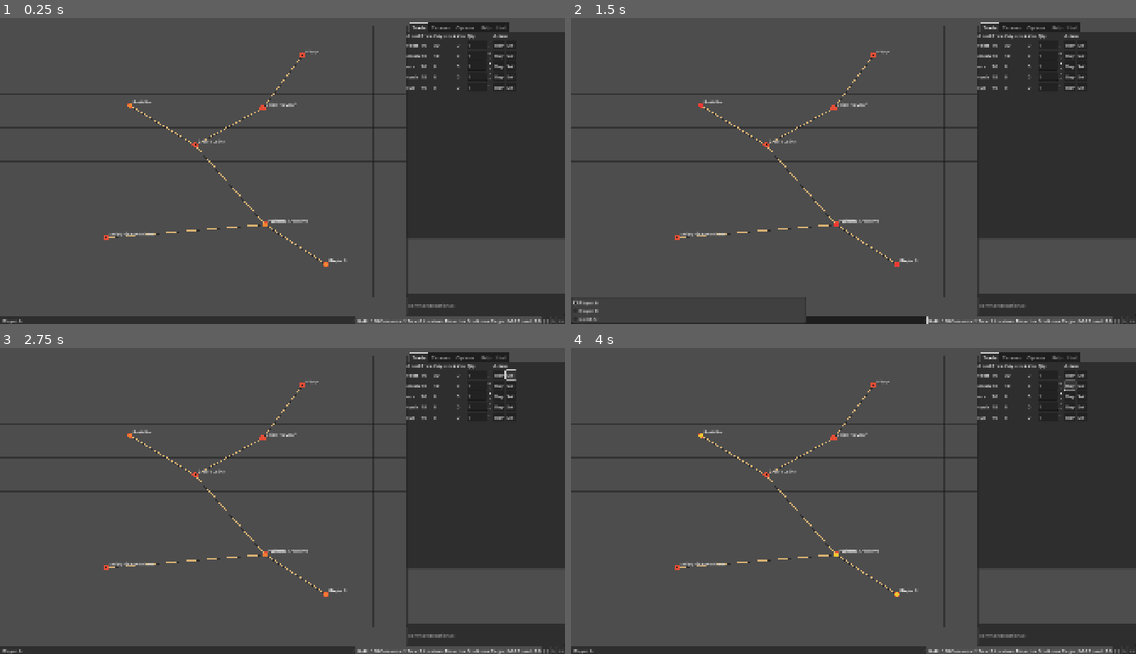
Above: before the commit, frames 1-4 (two rows, left to right).
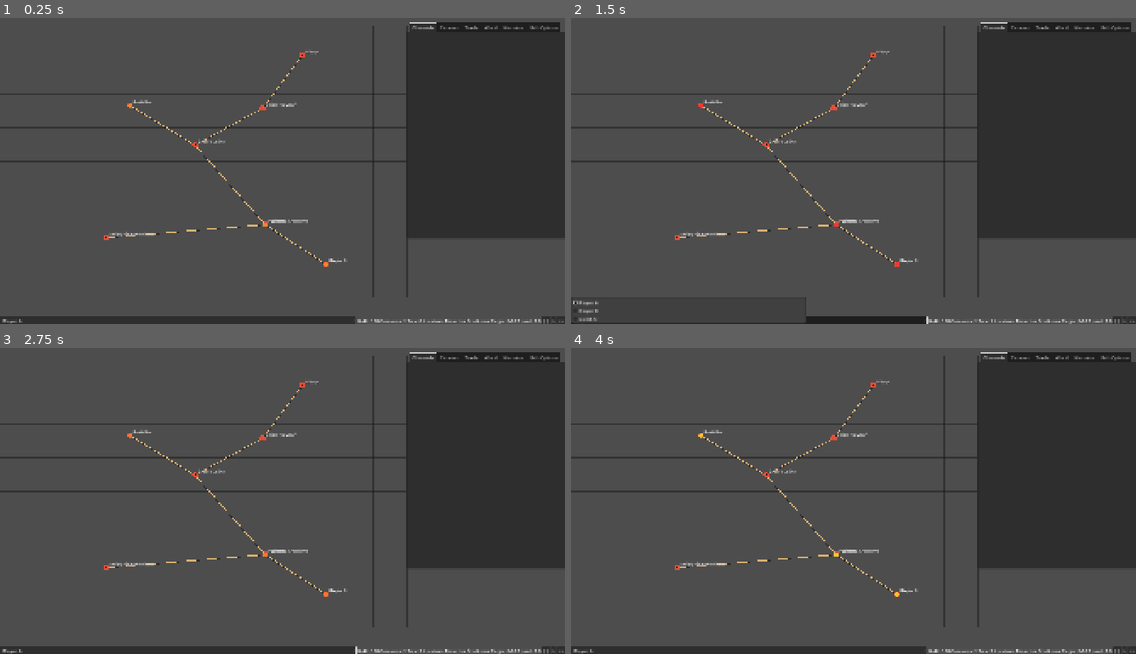
Above: after the commit, the same moments.

Repository: sepa79/CaravanWars
Game: Godot game, scene res://scenes/Game.tscn
Two runs of this game, one before a commit and one after it. Both use one fixed random seed, a clock stepped at 60 frames per second and the inputs below.
Inputs (mouse positions are in pixels of both pictures, inside the frame that each line leads up to):
- Up to frame 1 (0.25 s): no input
- Up to frame 2 (1.5 s): click (1068, 45) at 0.5 s, where only the run before the commit has a clickable "Buy"; click "Player A" at 1.25 s
- Up to frame 3 (2.75 s): click (508, 375) at 2 s, where only the run before the commit has a clickable "Sell"
- Up to frame 4 (4 s): click "||" at 2.75 s; click (1068, 384) at 3.5 s, where only the run before the commit has a clickable "Buy"

The runs differ from the first frame. In frame 1, 2.8% of the frame differs, in the area x 71-100%, y 1-98%; in frame 2, 2.8%; in frame 3, 2.8%, in the area x 62-100%, y 1-100%; in frame 4, 2.8%.
Error before the commit: Invalid call. Nonexistent function 'buy' in base 'Node (Commander.gd)'. (res://scripts/Game.gd:134)

Commit message:
refactor game UI tabs for chronicle and narrator

Diff:
--- a/scenes/Game.tscn
+++ b/scenes/Game.tscn
@@ -1,10 +1,11 @@
-[gd_scene load_steps=6 format=3 uid="uid://b3x0wko2kygau"]
+[gd_scene load_steps=7 format=3 uid="uid://b3x0wko2kygau"]
 
 [ext_resource type="Script" uid="uid://bb08weeru3c3c" path="res://scripts/Game.gd" id="1"]
 [ext_resource type="Script" uid="uid://cx8wh45qc2dts" path="res://scripts/Map.gd" id="2"]
 [ext_resource type="PackedScene" path="res://scenes/panels/CaravanPanel.tscn" id="3"]
 [ext_resource type="PackedScene" path="res://scenes/panels/TradePanel.tscn" id="4"]
-[ext_resource type="Script" path="res://scripts/ui/Hud.gd" id="5"]
+[ext_resource type="Script" path="res://scripts/ui/Chronicle.gd" id="5"]
+[ext_resource type="Script" path="res://scripts/ui/WorldTab.gd" id="6"]
 
 [node name="Game" type="Node"]
 script = ExtResource("1")
@@ -98,14 +99,9 @@
 anchor_bottom = 0.75
 current_tab = 0
 
-[node name="Trade" type="Control" parent="UI/Right/Tabs"]
+[node name="Chronicle" type="Control" parent="UI/Right/Tabs" script=ExtResource("5")]
 layout_mode = 2
 metadata/_tab_index = 0
-
-[node name="TradePanel" parent="UI/Right/Tabs/Trade" instance=ExtResource("4")]
-layout_mode = 0
-anchor_right = 0.0
-anchor_bottom = 0.0
 
 [node name="Caravan" type="Control" parent="UI/Right/Tabs"]
 visible = false
@@ -117,47 +113,48 @@
 anchor_right = 0.0
 anchor_bottom = 0.0
 
-[node name="Options" type="Control" parent="UI/Right/Tabs"]
+[node name="Trade" type="Control" parent="UI/Right/Tabs"]
 visible = false
 layout_mode = 2
 metadata/_tab_index = 2
 
-[node name="Lang" type="OptionButton" parent="UI/Right/Tabs/Options"]
+[node name="TradePanel" parent="UI/Right/Tabs/Trade" instance=ExtResource("4")]
+layout_mode = 0
+anchor_right = 0.0
+anchor_bottom = 0.0
+
+[node name="World" type="Control" parent="UI/Right/Tabs" script=ExtResource("6")]
+visible = false
+layout_mode = 2
+metadata/_tab_index = 3
+
+[node name="Narrator" type="Control" parent="UI/Right/Tabs"]
+visible = false
+layout_mode = 2
+metadata/_tab_index = 4
+
+[node name="Log" type="RichTextLabel" parent="UI/Right/Tabs/Narrator"]
+layout_mode = 0
+anchor_right = 1.0
+anchor_bottom = 1.0
+bbcode_enabled = true
+scroll_following = true
+
+[node name="HelpOptions" type="Control" parent="UI/Right/Tabs"]
+visible = false
+layout_mode = 2
+metadata/_tab_index = 5
+
+[node name="Lang" type="OptionButton" parent="UI/Right/Tabs/HelpOptions"]
 layout_mode = 0
 anchor_right = 1.0
 anchor_bottom = 1.0
 
-[node name="Help" type="Control" parent="UI/Right/Tabs"]
-visible = false
-layout_mode = 2
-metadata/_tab_index = 3
-
-[node name="HelpText" type="RichTextLabel" parent="UI/Right/Tabs/Help"]
+[node name="HelpText" type="RichTextLabel" parent="UI/Right/Tabs/HelpOptions"]
 layout_mode = 0
 anchor_right = 1.0
 anchor_bottom = 1.0
 bbcode_enabled = true
 
-[node name="Hud" type="Control" parent="UI/Right/Tabs" script=ExtResource("5")]
-visible = false
-layout_mode = 2
-metadata/_tab_index = 4
-
-[node name="Log" type="RichTextLabel" parent="UI/Right"]
-layout_mode = 0
-anchor_top = 0.75
-anchor_right = 1.0
-anchor_bottom = 0.93
-bbcode_enabled = true
-scroll_following = true
-
-[node name="Cmd" type="LineEdit" parent="UI/Right"]
-layout_mode = 0
-anchor_top = 0.93
-anchor_right = 1.0
-anchor_bottom = 1.0
-placeholder_text = "command (optional)"
-caret_blink = true
-
 [node name="Tick" type="Timer" parent="."]
 autostart = true
--- a/scenes/panels/CaravanPanel.tscn
+++ b/scenes/panels/CaravanPanel.tscn
@@ -9,5 +9,14 @@
 [node name="Target" type="Label" parent="."]
 text = "Target: (click on map)"
 
+[node name="Goods" type="Label" parent="."]
+text = "Goods: {}"
+
+[node name="Food" type="Label" parent="."]
+text = "Food/day: 0"
+
+[node name="Speed" type="Label" parent="."]
+text = "Speed: 0"
+
 [node name="AskAI" type="Button" parent="."]
 text = "Ask AI for advice"
--- a/scripts/Game.gd
+++ b/scripts/Game.gd
@@ -3,7 +3,7 @@
 @onready var map_node: Control = $UI/Left/Map
 @onready var trade_panel: VBoxContainer = $UI/Right/Tabs/Trade/TradePanel
 @onready var caravan_panel: VBoxContainer = $UI/Right/Tabs/Caravan/CaravanPanel
-@onready var help_box: RichTextLabel = $UI/Right/Tabs/Help/HelpText
+@onready var help_box: RichTextLabel = $UI/Right/Tabs/HelpOptions/HelpText
 @onready var tab: TabContainer = $UI/Right/Tabs
 
 @onready var player_selector: OptionButton = $UI/Status/PlayerSel
@@ -18,18 +18,16 @@
 @onready var play_btn: Button = $UI/Status/PlayBtn
 @onready var fast_btn: Button = $UI/Status/FastBtn
 
-@onready var lang_option: OptionButton = $UI/Right/Tabs/Options/Lang
+@onready var lang_option: OptionButton = $UI/Right/Tabs/HelpOptions/Lang
 
-@onready var log_label: RichTextLabel = $UI/Right/Log
-@onready var cmd_box: LineEdit = $UI/Right/Cmd
+@onready var log_label: RichTextLabel = $UI/Right/Tabs/Narrator/Log
 @onready var tick_timer: Timer = $Tick
 
 var time_factor: float = 1.0
 
 func _ready() -> void:
-	# log / komendy
+	# log
 	Commander.connect("log", _on_log)
-	cmd_box.text_submitted.connect(_on_cmd)
 
 	# tick + mapa
 	tick_timer.timeout.connect(_on_tick)
@@ -151,12 +149,5 @@
 	_update_status()
 	map_node.queue_redraw()
 
-func _on_cmd(text: String) -> void:
-	var t := text.strip_edges()
-	if t == "":
-		return
-	cmd_box.text = ""
-	Commander.exec(t) # zakładam, że masz metodę exec w Commander
-
 func _on_log(msg: String) -> void:
 	log_label.append_text(msg + "\n")
--- a/scripts/net/Client.gd
+++ b/scripts/net/Client.gd
@@ -5,7 +5,8 @@
 @export var use_builtin_ai:bool = false
 
 var brain
-@onready var hud = get_node_or_null("Game/UI/Right/Tabs/Hud")
+@onready var chronicle = get_node_or_null("Game/UI/Right/Tabs/Chronicle")
+@onready var tabs:TabContainer = get_node_or_null("Game/UI/Right/Tabs")
 
 func _ready() -> void:
     set_multiplayer_authority(peer_id)
@@ -16,9 +17,17 @@
 
 @rpc("authority")
 func push_observation(obs:Dictionary) -> void:
-    if hud:
-        hud.show_observation(obs)
-        hud.show_knowledge(obs.get("markets", {}))
+    if chronicle:
+        chronicle.show_observation(obs)
+        chronicle.show_knowledge(obs.get("markets", {}))
+    if tabs:
+        var in_city := true
+        for e in obs.get("entities", []):
+            if e.get("type") == "convoy" and e.get("owner") == peer_id:
+                if e.get("path", []).size() > 0:
+                    in_city = false
+                break
+        tabs.set_tab_disabled(2, not in_city) # Trade tab at index 2
     if brain:
         var cmds = brain.think(obs)
         for c in cmds:
--- a/scripts/panels/CaravanPanel.gd
+++ b/scripts/panels/CaravanPanel.gd
@@ -2,6 +2,9 @@
 signal ask_ai_pressed(player_id:int)
 
 @onready var target_label: Label = $Target
+@onready var goods_label: Label = $Goods
+@onready var food_label: Label = $Food
+@onready var speed_label: Label = $Speed
 @onready var ask_ai_btn: Button = $AskAI
 
 var selected_target: String = ""
@@ -12,3 +15,8 @@
 
 func _ready():
     ask_ai_btn.pressed.connect(func(): emit_signal("ask_ai_pressed", PlayerMgr.local_player_id))
+
+func show_status(data:Dictionary) -> void:
+    goods_label.text = "Goods: " + str(data.get("goods", {}))
+    food_label.text = "Food/day: " + str(data.get("food_rate", 0))
+    speed_label.text = "Speed: " + str(data.get("speed", 0))
--- a/scripts/ui/Hud.gd
+++ b/scripts/ui/Chronicle.gd
@@ -1,9 +1,10 @@
 extends Control
-class_name Hud
+class_name Chronicle
 
 @onready var tabs:TabContainer = TabContainer.new()
 @onready var observation_label:RichTextLabel = RichTextLabel.new()
 @onready var knowledge_label:RichTextLabel = RichTextLabel.new()
+@onready var log_label:RichTextLabel = RichTextLabel.new()
 
 func _ready() -> void:
     tabs.set_anchors_and_margins_preset(Control.PRESET_FULL_RECT)
@@ -22,12 +23,22 @@
     tabs.add_child(knowledge_panel)
     knowledge_label.text = "No knowledge"
 
+    var log_panel := Control.new()
+    log_panel.name = "Log"
+    log_label.set_anchors_and_margins_preset(Control.PRESET_FULL_RECT)
+    log_panel.add_child(log_label)
+    tabs.add_child(log_panel)
+    log_label.text = "No events"
+
 func show_observation(obs:Dictionary) -> void:
     observation_label.text = JSON.stringify(obs, "\t")
 
 func show_knowledge(markets:Dictionary) -> void:
     knowledge_label.text = JSON.stringify(markets, "\t")
 
+func add_log_entry(text:String) -> void:
+    log_label.append_text(text + "\n")
+
 func _input(event:InputEvent) -> void:
     if event is InputEventKey and event.pressed and event.keycode == KEY_N:
         visible = not visible
--- /dev/null
+++ b/scripts/ui/WorldTab.gd
@@ -0,0 +1,24 @@
+extends VBoxContainer
+class_name WorldTab
+
+@onready var loc_sel:OptionButton = OptionButton.new()
+@onready var info_label:RichTextLabel = RichTextLabel.new()
+
+func _ready() -> void:
+    loc_sel.item_selected.connect(_on_loc_selected)
+    add_child(loc_sel)
+    add_child(info_label)
+    info_label.set_anchors_and_margins_preset(Control.PRESET_FULL_RECT)
+    info_label.text = "No location selected"
+
+func set_locations(names:Array) -> void:
+    loc_sel.clear()
+    for n in names:
+        loc_sel.add_item(n)
+    if loc_sel.item_count > 0:
+        loc_sel.select(0)
+        _on_loc_selected(0)
+
+func _on_loc_selected(index:int) -> void:
+    var name = loc_sel.get_item_text(index)
+    info_label.text = "Status for %s" % name
